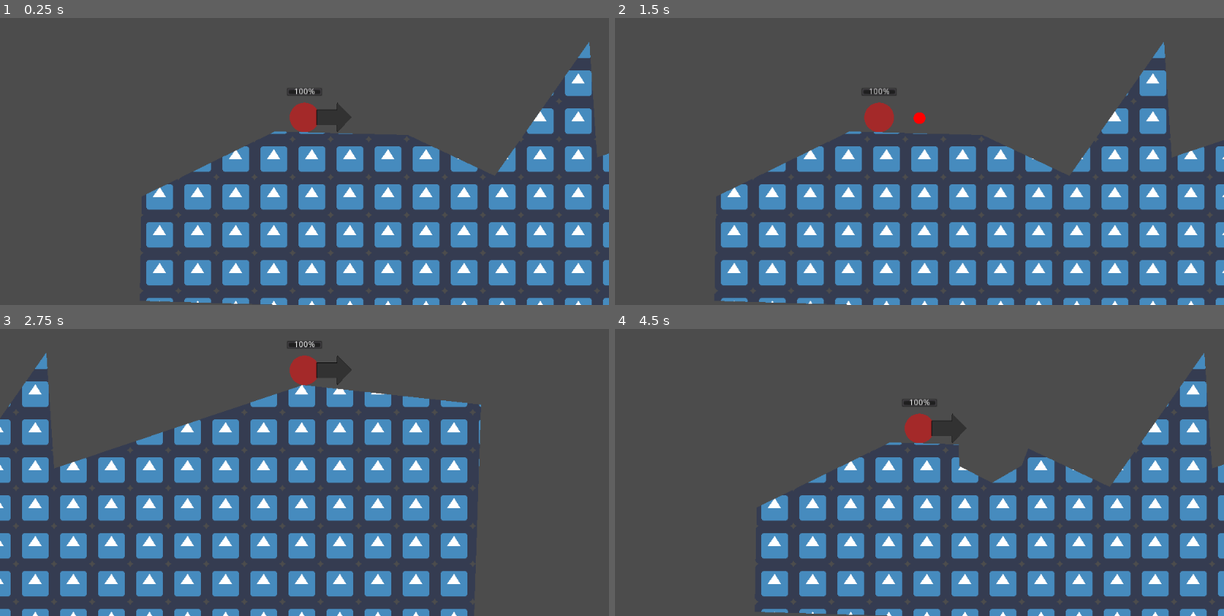
Above: before the commit, frames 1-4 (two rows, left to right).
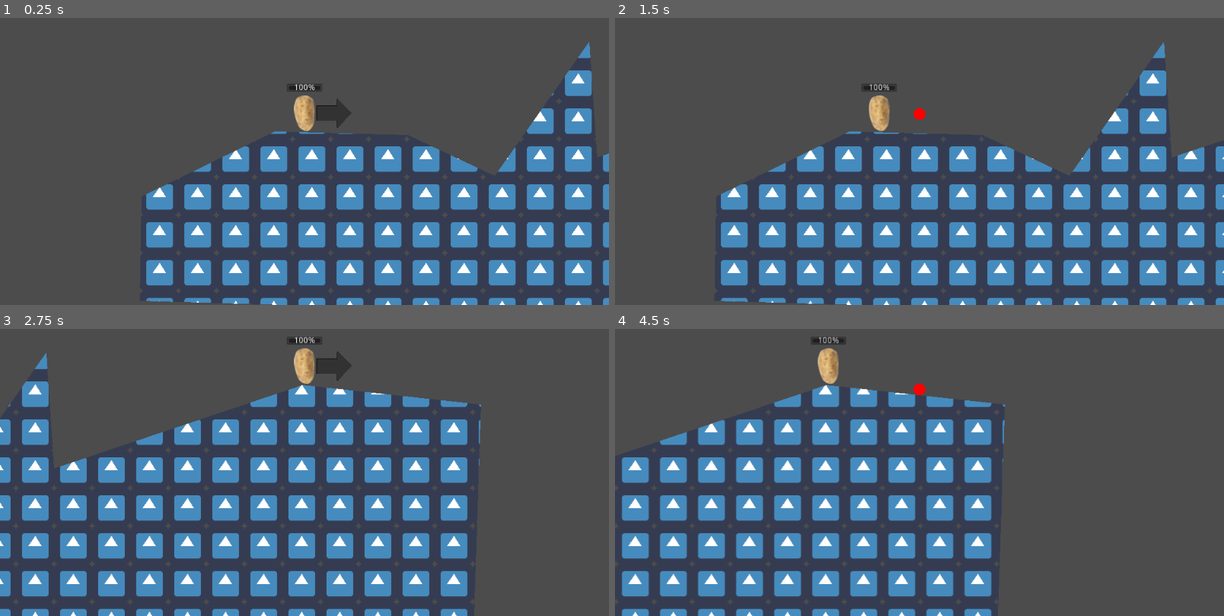
Above: after the commit, the same moments.

Repository: the-g-force/GGJ23
Game: Godot game, scene res://World/World.tscn
The game is run twice, just before and just after one commit, with the same random seed, the same clock (stepped at 60 frames per second) and the same inputs. The engine's default icon, where the game draws it, is replaced by a stand-in: a white triangle on a blue panel in a dark square.
Inputs:
- Up to frame 1 (0.25 s): no input
- Up to frame 2 (1.5 s): tap Enter at 0.5 s; tap Space at 1.25 s
- Up to frame 3 (2.75 s): no input
- Up to frame 4 (4.5 s): tap Enter at 2.75 s; tap Space at 3.5 s

The runs differ from the first frame. In frame 1, 0.7% of the frame differs, in the area x 26-94%, y 19-60%; in frame 2, 0.7%; in frame 3, 0.7%; in frame 4, 33%, in the area x 1-100%, y 2-100%.

Commit message:
Add potato image

Diff:
--- a/project/Potato/Potato.gd
+++ b/project/Potato/Potato.gd
@@ -88,10 +88,6 @@
 	yield(bullet, "tree_exited")
 
 
-func _draw():
-	draw_circle(Vector2.ZERO, 25.0, Color.brown)
-
-
 func _set_active(value:bool)->void:
 	active = value
 	_arrow.visible = active
--- a/project/Potato/Potato.tscn
+++ b/project/Potato/Potato.tscn
@@ -1,10 +1,12 @@
-[gd_scene load_steps=6 format=2]
+[gd_scene load_steps=7 format=2]
 
 [ext_resource path="res://Potato/Potato.gd" type="Script" id=1]
 [ext_resource path="res://Potato/arrow.png" type="Texture" id=2]
+[ext_resource path="res://Potato/russet.png" type="Texture" id=3]
 
-[sub_resource type="CircleShape2D" id=1]
-radius = 25.0
+[sub_resource type="CapsuleShape2D" id=4]
+radius = 17.0
+height = 30.0
 
 [sub_resource type="Shader" id=2]
 code = "shader_type canvas_item;
@@ -44,7 +46,7 @@
 script = ExtResource( 1 )
 
 [node name="CollisionShape2D" type="CollisionShape2D" parent="."]
-shape = SubResource( 1 )
+shape = SubResource( 4 )
 
 [node name="WeaponHinge" type="Node2D" parent="."]
 
@@ -62,3 +64,6 @@
 margin_top = -50.0
 margin_right = 30.0
 margin_bottom = -36.0
+
+[node name="Sprite" type="Sprite" parent="."]
+texture = ExtResource( 3 )
Binary file added: project/Potato/russet.png
Not shown, added: project/Potato/russet.png.import
Not shown, changed: README.md
Not shown, added: raw_assets/images/russet.xcf
